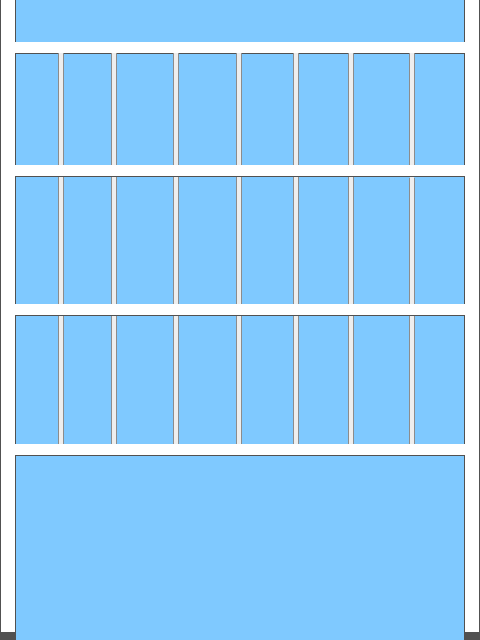
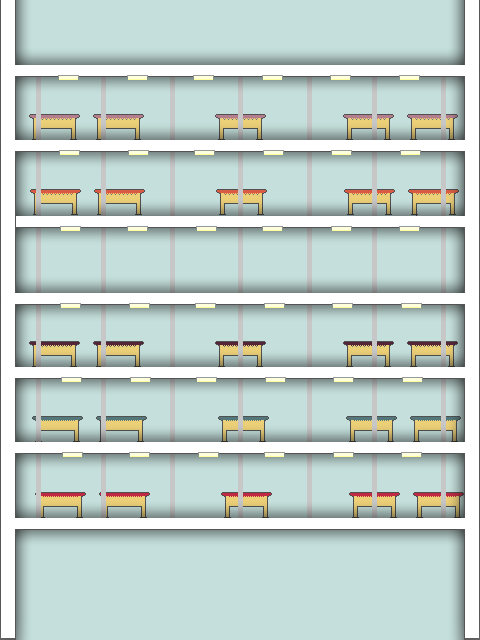
Revision of a layered 480 × 640 image; what changed, layer by layer:
removed layer "bars" over [left=58, top=53, right=415, bottom=444]
added layer "lights" above "walls" over [left=58, top=75, right=423, bottom=457]
painted on "walls" over [left=0, top=0, right=480, bottom=640]
added layer "newbars" above "office" over [left=36, top=74, right=446, bottom=522]
added layer "office" above "sky" over [left=29, top=114, right=464, bottom=520]
painted on "sky" over [left=0, top=0, right=480, bottom=640]
